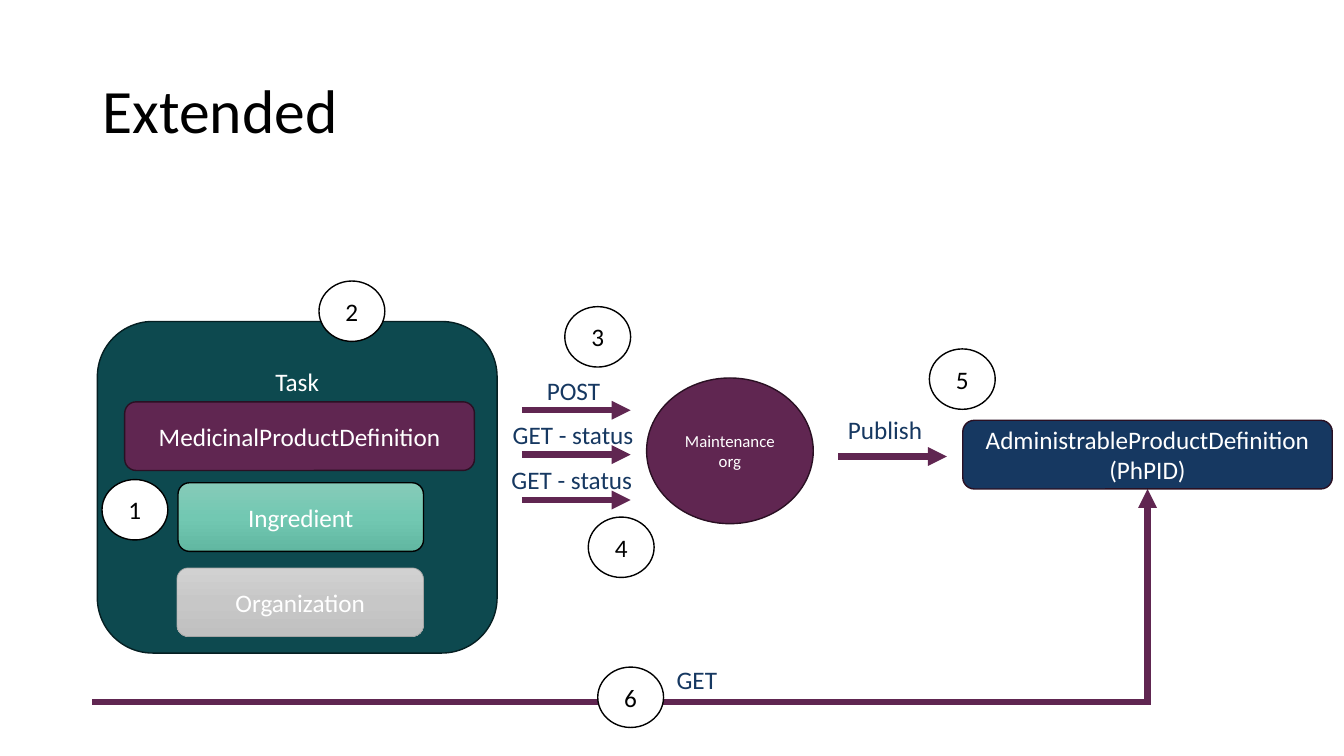
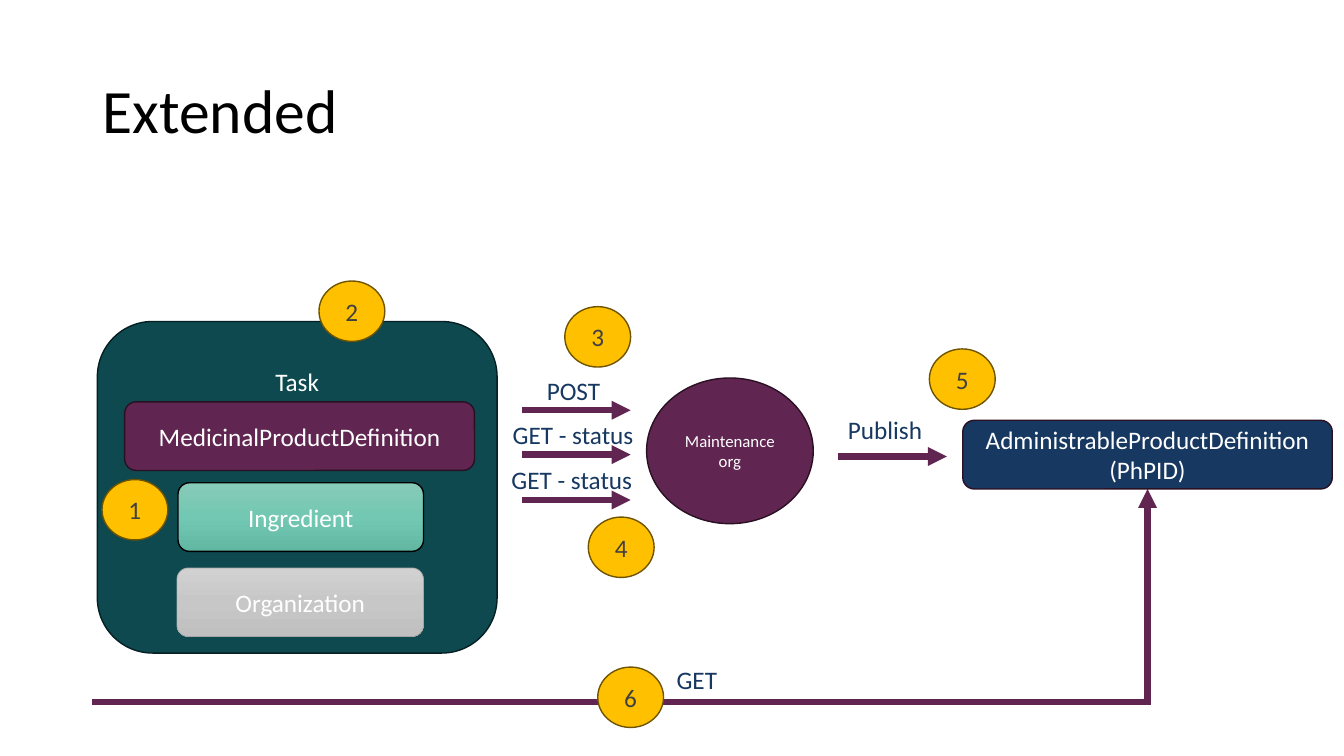
Before and after one commit to Uppsala-Monitoring-Centre/WHO-UMC-IDMP-Service, a slide deck: slide 4 of ImplementationGuideImages.pptx. Drawn at 1344x756 pixels with LibreOffice and Linux fonts; fonts in the diff are those of the drawing. Boxes give left, top, right and bottom in pixels: in the first picture for what was removed or moved away, otherwise in the second. Text is boxed around its words. In the diff, an @@ line names an element or a change of style, - is before the commit and + after.

```diff
--- a/ImplementationGuideImages.pptx
+++ b/ImplementationGuideImages.pptx
@@ text colour #000000 to #404040; fill #FFFFFF to #FFC000; outline #000000 1 pt to #705400 1 pt in 6 elements at (x1=102, y1=480, x2=167, y2=540), (x1=319, y1=281, x2=384, y2=342), (x1=565, y1=307, x2=630, y2=367), (x1=589, y1=517, x2=654, y2=578), (x1=930, y1=349, x2=995, y2=409), (x1=598, y1=667, x2=663, y2=728) @@
```
Also in this commit, not shown: 1 other slide changed, 8 other files.
